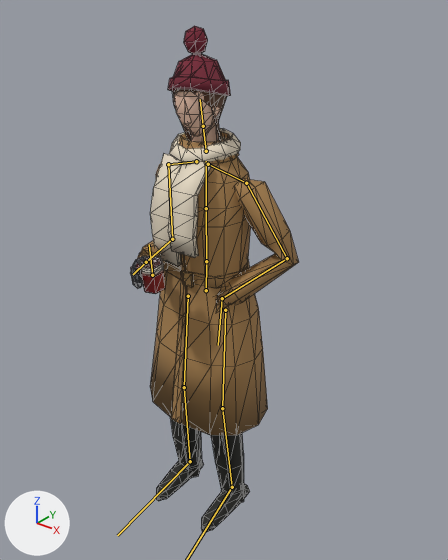
An edit to the glTF model site/public/models/people_woman_coat.lite.glb, drawn before and after from the same camera.
One viewpoint serves both versions: a 50 mm lens placed at (1.246, -1.465, 1.889), pointed at (0.067, 0.009, 0.976). Arrows for +X, +Y and +Z are at lower left; the lights stay in place. The first picture is the older version. Both versions are drawn at frame 111 of the action 'idle'; the numbers are the values there. The bones that bend it are drawn over the model as lines. Mesh edges are drawn as thin lines.

In view in the first picture: 'body', 'mug'.
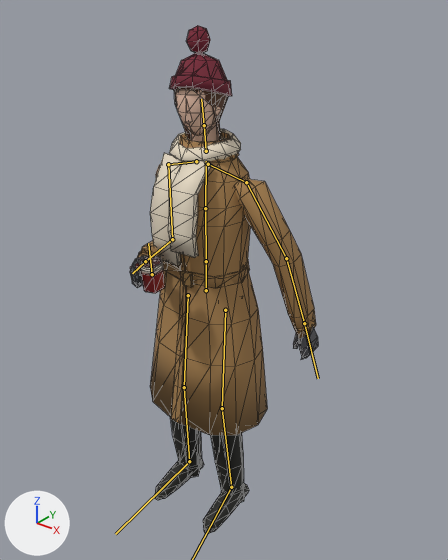
Boxes (x1, y1, x2, y2) around the edits, measured in the pictures (448 x 560 px):
'body', posed (11% wider)
    before: (130, 26, 299, 533)
    after: (130, 26, 318, 534)
'mug', posed
    before: (131, 256, 165, 294)
    after: (130, 255, 165, 293)
bone 'neck', root to tip
    before: (206, 151) to (203, 126)
    after: (206, 151) to (204, 125)
bone 'forearm.L', root to tip
    before: (287, 258) to (222, 298)
    after: (286, 258) to (304, 323)
bone 'hand.L', root to tip
    before: (222, 298) to (218, 345)
    after: (304, 323) to (318, 378)
bone 'foot.R', root to tip
    before: (190, 461) to (117, 535)
    after: (189, 461) to (115, 534)

The change, as a diff of the scene's bpy script:
```diff
--- a/site/public/models/people_woman_coat.lite.glb.py
+++ b/site/public/models/people_woman_coat.lite.glb.py
@@ bone_neck @@
 bone_neck = bpy.data.objects['people_woman_coat'].pose.bones['neck']  # child of 'chest'
-bone_neck.rotation_quaternion = (1.0, 0.01, 0.0, 0.004)  # degrees (1, 0, 0)
+bone_neck.rotation_quaternion = (1.0, 0.0, 0.0, 0.0)  # degrees (0, 0, 0)
@@ bone_forearm_l @@
 bone_forearm_l = bpy.data.objects['people_woman_coat'].pose.bones['forearm.L']  # child of 'upperarm.L'
-bone_forearm_l.rotation_quaternion = (0.797, 0.578, 0.0, -0.175)  # degrees (70, 12, -17)
+bone_forearm_l.rotation_quaternion = (1.0, 0.0, 0.0, 0.0)  # degrees (0, 0, 0)
@@ bone_hand_l @@
 bone_hand_l = bpy.data.objects['people_woman_coat'].pose.bones['hand.L']  # child of 'forearm.L'
-bone_hand_l.rotation_quaternion = (0.825, -0.465, -0.301, 0.115)  # degrees (-65, -23, 31)
+bone_hand_l.rotation_quaternion = (1.0, 0.0, 0.0, 0.0)  # degrees (0, 0, 0)
@@ bone_foot_l @@
 bone_foot_l = bpy.data.objects['people_woman_coat'].pose.bones['foot.L']  # child of 'shin.L'
-bone_foot_l.rotation_quaternion = (1.0, 0.017, 0.006, -0.024)  # degrees (2, 1, -3)
+bone_foot_l.rotation_quaternion = (1.0, 0.0, 0.0, 0.0)  # degrees (0, 0, 0)
@@ bone_foot_r @@
 bone_foot_r = bpy.data.objects['people_woman_coat'].pose.bones['foot.R']  # child of 'shin.R'
-bone_foot_r.rotation_quaternion = (1.0, 0.015, -0.006, 0.024)  # degrees (2, -1, 3)
+bone_foot_r.rotation_quaternion = (1.0, 0.0, 0.0, 0.0)  # degrees (0, 0, 0)
```
